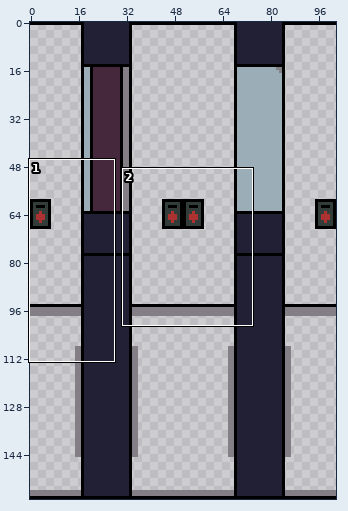
Two versions of one sprite sheet, assets/SCP_Door.png. The first picture is a wide view before the edit; the outline marks the close-up.
Close-up. As it was:
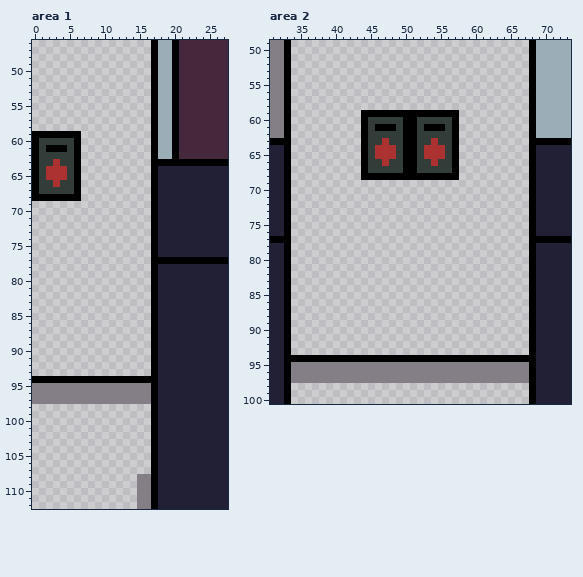
The file is 102x159 pixels. Shown: area 1: x 0..27, y 46..112; area 2: x 31..73, y 49..100. The commit also changed other parts of the picture, which this record leaves out.
The same view after the edit:
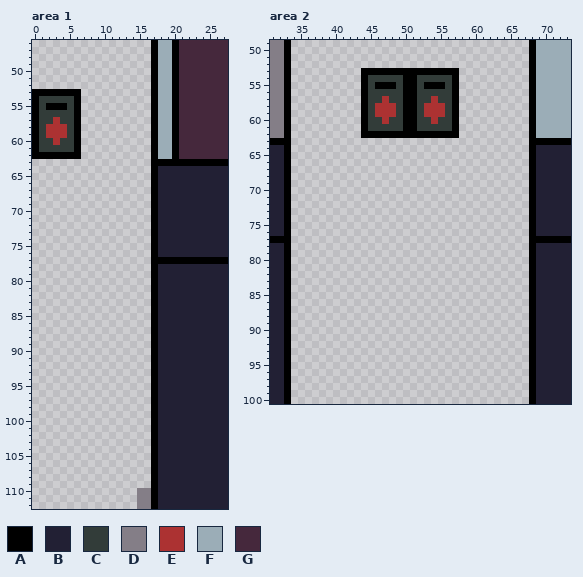
Palette (. is transparent): A #000000  B #222034  C #323c39  D #847e87  E #ac3232  F #9badb7  G #45283c
Edits made:
--- area 1
@@ x 0..8 @@
  52 .........
- 53 .........
- 54 .........
- 55 .........
- 56 .........
- 57 .........
- 58 .........
- 59 AAAAAAA..
- 60 ACCCCCA..
- 61 ACAAACA..
- 62 ACCCCCA..
- 63 ACCECCA..
- 64 ACEEECA..
- 65 ACEEECA..
- 66 ACCECCA..
- 67 ACCCCCA..
- 68 AAAAAAA..
+ 53 AAAAAAA..
+ 54 ACCCCCA..
+ 55 ACAAACA..
+ 56 ACCCCCA..
+ 57 ACCECCA..
+ 58 ACEEECA..
+ 59 ACEEECA..
+ 60 ACCECCA..
+ 61 ACCCCCA..
+ 62 AAAAAAA..
+ 63 .........
+ 64 .........
+ 65 .........
+ 66 .........
+ 67 .........
+ 68 .........
  69 .........
@@ x 0..18 @@
  93 .................AB
- 94 AAAAAAAAAAAAAAAAAAB
- 95 DDDDDDDDDDDDDDDDDAB
- 96 DDDDDDDDDDDDDDDDDAB
- 97 DDDDDDDDDDDDDDDDDAB
+ 94 .................AB
+ 95 .................AB
+ 96 .................AB
+ 97 .................AB
  98 .................AB
@@ x 13..18 @@
 107 ....AB
-108 ..DDAB
-109 ..DDAB
+108 ....AB
+109 ....AB
 110 ..DDAB
--- area 2
@@ x 42..59 @@
  52 ..................
- 53 ..................
- 54 ..................
- 55 ..................
- 56 ..................
- 57 ..................
- 58 ..................
- 59 ..AAAAAAAAAAAAAA..
- 60 ..ACCCCCAACCCCCA..
- 61 ..ACAAACAACAAACA..
- 62 ..ACCCCCAACCCCCA..
- 63 ..ACCECCAACCECCA..
- 64 ..ACEEECAACEEECA..
- 65 ..ACEEECAACEEECA..
- 66 ..ACCECCAACCECCA..
- 67 ..ACCCCCAACCCCCA..
- 68 ..AAAAAAAAAAAAAA..
+ 53 ..AAAAAAAAAAAAAA..
+ 54 ..ACCCCCAACCCCCA..
+ 55 ..ACAAACAACAAACA..
+ 56 ..ACCCCCAACCCCCA..
+ 57 ..ACCECCAACCECCA..
+ 58 ..ACEEECAACEEECA..
+ 59 ..ACEEECAACEEECA..
+ 60 ..ACCECCAACCECCA..
+ 61 ..ACCCCCAACCCCCA..
+ 62 ..AAAAAAAAAAAAAA..
+ 63 ..................
+ 64 ..................
+ 65 ..................
+ 66 ..................
+ 67 ..................
+ 68 ..................
  69 ..................
@@ x 31..73 @@
  93 BBA..................................ABBBBB
- 94 BBAAAAAAAAAAAAAAAAAAAAAAAAAAAAAAAAAAAABBBBB
- 95 BBADDDDDDDDDDDDDDDDDDDDDDDDDDDDDDDDDDABBBBB
- 96 BBADDDDDDDDDDDDDDDDDDDDDDDDDDDDDDDDDDABBBBB
- 97 BBADDDDDDDDDDDDDDDDDDDDDDDDDDDDDDDDDDABBBBB
+ 94 BBA..................................ABBBBB
+ 95 BBA..................................ABBBBB
+ 96 BBA..................................ABBBBB
+ 97 BBA..................................ABBBBB
  98 BBA..................................ABBBBB
